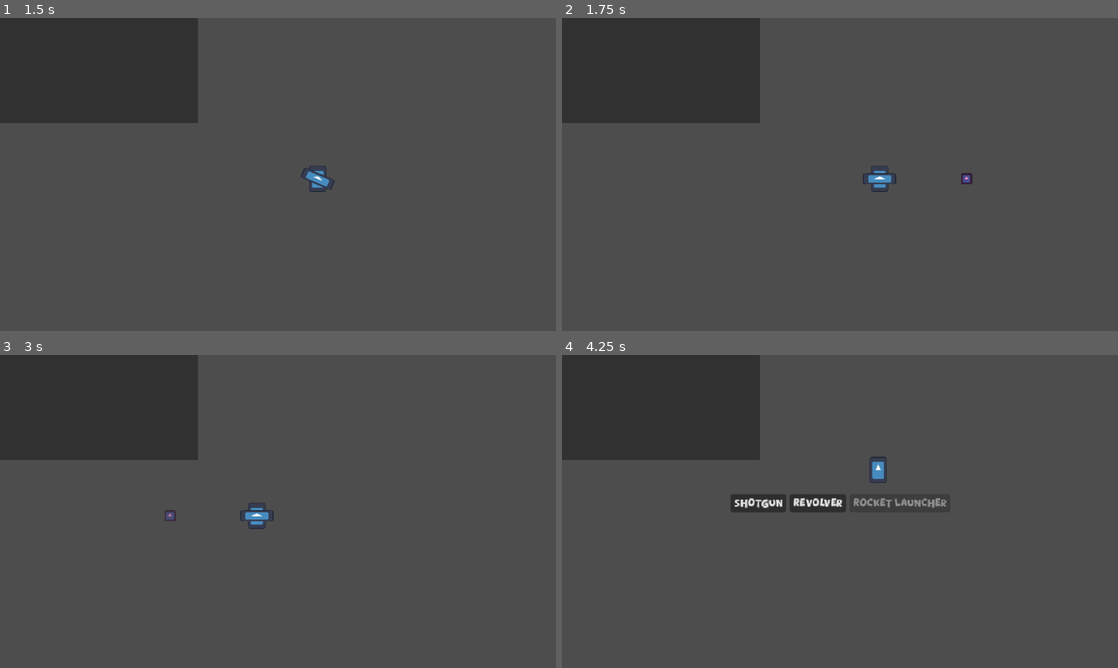
Above: before the commit, frames 1-4 (two rows, left to right).
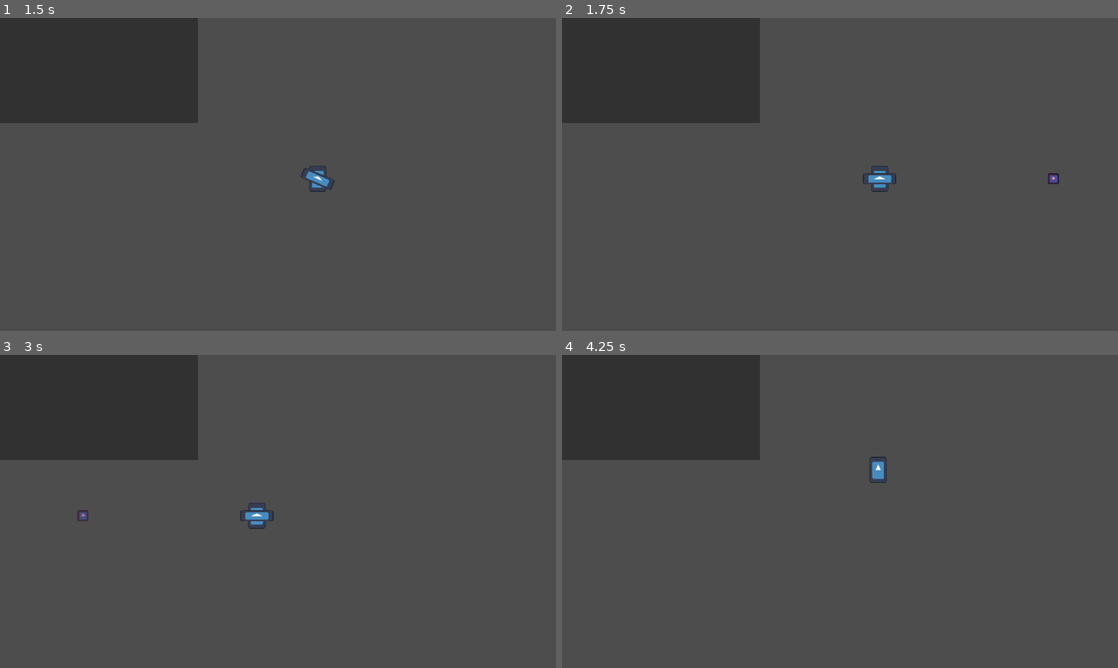
Above: after the commit, the same moments.

Repository: problem-18-dev/grumpy-grandpas
Game: Godot game, scene res://scenes/core/main/main.tscn
Same seed, same stepped clock (60 frames per second), same inputs: the game is played once before the commit and once after it. The engine's default icon, where the game draws it, is replaced by a stand-in: a white triangle on a blue panel in a dark square.
Inputs (mouse positions are in pixels of both pictures, inside the frame that each line leads up to):
- Up to frame 1 (1.5 s): tap Enter (ui_accept) at 0.5 s; move the mouse to (400, 158) at 0.52 s; hold Right (move_right) 0.53-1.25 s; hold Space (shoot) 0.53-1.25 s; click (400, 158) at 0.67 s; tap X (jump) at 0.77 s; drag from (166, 190) to (300, 133) at 1.27 s
- Up to frame 2 (1.75 s): no input
- Up to frame 3 (3 s): tap Enter (ui_accept) at 2 s; move the mouse to (333, 442) at 2.02 s; hold Left (move_left) 2.03-2.75 s; hold Space (shoot) 2.03-2.75 s; drag from (250, 574) to (111, 464) at 2.77 s
- Up to frame 4 (4.25 s): tap Enter (ui_accept) at 3.5 s; move the mouse to (1006, 558) at 3.52 s; hold Right (move_right) from 3.53 s (still down); hold Space (shoot) from 3.53 s (still down); tap X (jump) at 3.77 s; tap Escape (pause, bound only before the commit) at 4.15 s

Frame 1 is identical in both runs. In frame 2, 0.1% of the frame differs, in the area x 71-90%, y 49-54%; in frame 3, 0.1%; in frame 4, 1.3%, in the area x 30-70%, y 44-51%.

Commit message:
fix: inventory toggle bug fix and decoupling from player

Diff:
--- a/project.godot
+++ b/project.godot
@@ -69,9 +69,9 @@
 "events": [Object(InputEventKey,"resource_local_to_scene":false,"resource_name":"","device":-1,"window_id":0,"alt_press …(192 unchanged characters)…
 ]
 }
-pause={
+inventory={
 "deadzone": 0.2,
-"events": [Object(InputEventKey,"resource_local_to_scene":fa …(140 unchanged characters)… d":false,"keycode":0,"physical_keycode":4194305,"key_label":0,"unicode":0,"location":0,"echo":false,"script":null)
+"events": [Object(InputEventKey,"resource_local_to_scene":fa …(140 unchanged characters)… d":false,"keycode":0,"physical_keycode":73,"key_label":0,"unicode":105,"location":0,"echo":false,"script":null)
 ]
 }
 
--- a/resources/catalogue_resource/catalogue_resource.gd
+++ b/resources/catalogue_resource/catalogue_resource.gd
@@ -3,3 +3,4 @@
 
 @export_group("Weapons")
 @export var weapons: Array[WeaponResource]
+@export var default_weapon: WeaponResource
--- a/resources/catalogue_resource/weapons_catalogue.tres
+++ b/resources/catalogue_resource/weapons_catalogue.tres
@@ -9,4 +9,5 @@
 [resource]
 script = ExtResource("1_jhw3t")
 weapons = Array[ExtResource("2_8qqlo")]([ExtResource("3_st5hl"), ExtResource("4_swub2"), ExtResource("5_w4fom")])
+default_weapon = ExtResource("4_swub2")
 metadata/_custom_type_script = "uid://y30kphuaasrn"
--- a/resources/weapon_resource/hitscan_weapons/hitscan_weapon_resource.gd
+++ b/resources/weapon_resource/hitscan_weapons/hitscan_weapon_resource.gd
@@ -2,7 +2,7 @@
 extends WeaponResource
 
 const DEFAULT_RANGE := 300.0
-const DEFAULT_DAMAGE := 25.0
+const DEFAULT_DAMAGE := 25
 
 @export_group("Range")
 @export var weapon_range := DEFAULT_RANGE
--- a/resources/weapon_resource/hitscan_weapons/revolver.tres
+++ b/resources/weapon_resource/hitscan_weapons/revolver.tres
@@ -16,4 +16,5 @@
 texture = ExtResource("2_e5bgj")
 muzzle_offset = Vector2(20, 0)
 crosshair_distance = 200.0
+weapon_scene = "uid://cc45g8xgg4lyo"
 metadata/_custom_type_script = "uid://c8teyaijtqeex"
--- a/resources/weapon_resource/hitscan_weapons/shotgun.tres
+++ b/resources/weapon_resource/hitscan_weapons/shotgun.tres
@@ -15,4 +15,5 @@
 name = "Shotgun"
 texture = ExtResource("2_3mgjh")
 crosshair_distance = 75.0
+weapon_scene = "uid://cc45g8xgg4lyo"
 metadata/_custom_type_script = "uid://c8teyaijtqeex"
--- a/resources/weapon_resource/projectile_weapons/rocket_launcher.tres
+++ b/resources/weapon_resource/projectile_weapons/rocket_launcher.tres
@@ -11,5 +11,5 @@
 name = "Rocket Launcher"
 texture = ExtResource("2_xn5pd")
 muzzle_offset = Vector2(24, 0)
-damage = 90.0
+weapon_scene = "uid://cupft37g0c1yp"
 metadata/_custom_type_script = "uid://pp6wnjxndi6r"
--- a/resources/weapon_resource/weapon_resource.gd
+++ b/resources/weapon_resource/weapon_resource.gd
@@ -10,3 +10,6 @@
 @export var muzzle_offset: Vector2
 @export_group("Crosshair")
 @export var crosshair_distance := DEFAULT_CROSSHAIR_DISTANCE
+
+@export_group("Scenes")
+@export_file("*.tscn") var weapon_scene: String
--- a/scenes/player/player.gd
+++ b/scenes/player/player.gd
@@ -1,12 +1,13 @@
 class_name Player
 extends CharacterBody2D
 
+const WEAPONS_CATALOGUE = preload("uid://b4umg781jsip2")
 const LEFT_DIRECTION := -1
 const RIGHT_DIRECTION := 1
-const DEFAULT_WEAPON = preload("uid://c4jjtdxl0q3k3")
+const DEFAULT_WEAPON := WEAPONS_CATALOGUE.default_weapon
 
+var _equipped_weapon: WeaponResource = DEFAULT_WEAPON
 var _last_direction := RIGHT_DIRECTION
-var _weapon_to_equip: WeaponResource = DEFAULT_WEAPON
 
 @onready var weapon_holder: WeaponHolder = $WeaponHolder
 @onready var sprite: Sprite2D = $Sprite2D
@@ -30,7 +31,7 @@
 
 
 func reequip_weapon() -> void:
-	equip_weapon(_weapon_to_equip)
+	equip_weapon(_equipped_weapon)
 
 
 func get_direction() -> float:
@@ -41,6 +42,14 @@
 	_last_direction = LEFT_DIRECTION if new_last_direction < 0 else RIGHT_DIRECTION
 
 
+func toggle_inventory() -> void:
+	if player_hud.visible:
+		player_hud.close()
+		return
+
+	player_hud.open(_equipped_weapon)
+
+
 func _flip_sprite() -> void:
 	if is_zero_approx(velocity.x):
 		return
@@ -48,6 +57,8 @@
 	sprite.flip_h = velocity.x < 0
 
 
-func _on_player_hud_weapon_selected(weapon_to_equip: WeaponResource) -> void:
-	_weapon_to_equip = weapon_to_equip
+func _on_player_hud_weapon_selected(equipped_weapon: WeaponResource) -> void:
+	_equipped_weapon = equipped_weapon
+
+	#TODO: Player shouldn't be able to equip weapon while moving
 	reequip_weapon()
--- a/scenes/player/player_hud/player_hud.gd
+++ b/scenes/player/player_hud/player_hud.gd
@@ -6,7 +6,7 @@
 const WEAPONS_CATALOGUE = preload("uid://b4umg781jsip2")
 const INVENTORY_WEAPON_BUTTON_VARIANT := "InventoryWeaponButton"
 
-var _selected_weapon: WeaponResource = Player.DEFAULT_WEAPON
+var _buttons: Dictionary[WeaponResource, Button]
 
 @onready var weapons_grid: GridContainer = $WeaponsGrid
 
@@ -15,17 +15,8 @@
 	_spawn_weapons_buttons()
 
 
-func _unhandled_key_input(event: InputEvent) -> void:
-	if event.is_action_pressed("pause"):
-		if visible:
-			close()
-			return
-
-		open()
-
-
-func open() -> void:
-	_disable_selected_weapon()
+func open(equipped_weapon: WeaponResource) -> void:
+	_update_buttons(equipped_weapon)
 	show()
 
 
@@ -41,20 +32,17 @@
 		button.theme_type_variation = INVENTORY_WEAPON_BUTTON_VARIANT
 		button.pressed.connect(_on_button_pressed.bind(weapon))
 		button.text = weapon.name
-		button.name = weapon.name
 		weapons_grid.add_child(button)
+		_buttons[weapon] = button
 
 
-func _disable_selected_weapon() -> void:
-	for button in weapons_grid.get_children():
-		if button.name == _selected_weapon.name:
-			button.disabled = true
-			continue
+func _update_buttons(equipped_weapon: WeaponResource) -> void:
+	for button in _buttons.values():
+		button.disabled = false
 
-		button.disabled = false
+	_buttons[equipped_weapon].disabled = true
 
 
 func _on_button_pressed(weapon: WeaponResource) -> void:
 	weapon_selected.emit(weapon)
-	_selected_weapon = weapon
 	close()
--- a/scenes/player/player_state/player_idle.gd
+++ b/scenes/player/player_state/player_idle.gd
@@ -17,6 +17,9 @@
 	if event.is_action_pressed("jump"):
 		finished.emit(PlayerState.AIR, { "jump": true })
 
+	if event.is_action_pressed("inventory"):
+		player.toggle_inventory()
+
 
 func _handle_movement() -> void:
 	var direction := player.get_direction()
--- a/scenes/weapon/hitscan_weapon/hitscan_weapon.gd
+++ b/scenes/weapon/hitscan_weapon/hitscan_weapon.gd
@@ -1,21 +1,18 @@
 class_name HitscanWeapon
 extends Weapon
 
-@export var resource: HitscanWeaponResource
+var _resource: HitscanWeaponResource
 
-@onready var sprite: Sprite2D = $Sprite2D
-@onready var muzzle_offset_marker: Marker2D = $MuzzleOffsetMarker
-@onready var weapon_crosshair: WeaponCrosshair = $WeaponCrosshair
 @onready var hitscan_ray_cast: RayCast2D = $HitscanRayCast
 
 
 func _ready() -> void:
-	if not resource:
-		return
-
-	sprite.texture = resource.texture
-	muzzle_offset_marker.position = resource.muzzle_offset
-	hitscan_ray_cast.target_position = Vector2(resource.weapon_range, 0)
+	super()
+	_resource = weapon_resource as HitscanWeaponResource
+	weapon_crosshair.position = Vector2(_resource.crosshair_distance, 0)
+	hitscan_ray_cast.position = _resource.muzzle_offset
+	hitscan_ray_cast.target_position = Vector2(_resource.weapon_range, 0)
+	hitscan_ray_cast.force_update_transform()
 
 
 func _unhandled_key_input(event: InputEvent) -> void:
@@ -24,10 +21,6 @@
 
 	if event.is_action_pressed("shoot"):
 		shoot()
-
-
-func prepare(hitscan_weapon_resource: HitscanWeaponResource) -> void:
-	resource = hitscan_weapon_resource
 
 
 func shoot() -> void:
@@ -41,30 +34,12 @@
 	var collider := hitscan_ray_cast.get_collider()
 
 	if collider is HurtboxComponent:
-		var distance_to_target := global_position.distance_to(collider.global_position)
-		var damage_ratio := distance_to_target / resource.weapon_range
-		var damage_falloff := resource.damage_falloff_curve.sample(damage_ratio)
-		var calculated_damage := roundi(resource.damage * damage_falloff)
+		var collision_point := hitscan_ray_cast.get_collision_point()
+		var distance_to_target := hitscan_ray_cast.global_position.distance_to(collision_point)
+		var damage_ratio := distance_to_target / _resource.weapon_range
+		var damage_falloff := _resource.damage_falloff_curve.sample(damage_ratio)
+		var calculated_damage := roundi(_resource.damage * damage_falloff)
 		collider.hit(calculated_damage)
 		return
 
 	# TODO: Only other collision can be the world
-
-
-func flip(should_flip: bool) -> void:
-	sprite.flip_h = should_flip
-	sprite.flip_v = should_flip
-	weapon_crosshair.flip_v = should_flip
-
-
-func _enable() -> void:
-	_is_enabled = true
-	weapon_crosshair.setup(resource.crosshair_distance)
-	weapon_crosshair.enable()
-	weapon_ready.emit()
-
-
-func _disable() -> void:
-	_is_enabled = false
-	weapon_crosshair.disable()
-	weapon_shot.emit()
--- a/scenes/weapon/hitscan_weapon/hitscan_weapon.tscn
+++ b/scenes/weapon/hitscan_weapon/hitscan_weapon.tscn
@@ -46,7 +46,7 @@
 "transitions": PackedFloat32Array(1),
 "values": [{
 "args": [],
-"method": &"_enable"
+"method": &"enable"
 }]
 }
 
--- a/scenes/weapon/projectile_weapon/projectile_weapon.gd
+++ b/scenes/weapon/projectile_weapon/projectile_weapon.gd
@@ -4,27 +4,21 @@
 
 const PROJECTILE = preload("uid://csa3ig7aroxsa")
 
-@export var resource: ProjectileWeaponResource
-
 var _is_charging := false
 var _charge_tween: Tween
 var _charge_time_left: float
+var _resource: ProjectileWeaponResource
 
-@onready var sprite: Sprite2D = $Sprite2D
-@onready var muzzle_offset_marker: Marker2D = $MuzzleOffsetMarker
-@onready var weapon_crosshair: WeaponCrosshair = $WeaponCrosshair
 @onready var charge_sprite: Sprite2D = $ChargeSprite
 @onready var charge_timer: Timer = $ChargeTimer
 
 
 func _ready() -> void:
-	if not resource:
-		return
-
-	sprite.texture = resource.texture
-	muzzle_offset_marker.position = resource.muzzle_offset
+	super()
+	_resource = weapon_resource as ProjectileWeaponResource
 	charge_sprite.hide()
-	charge_sprite.position = resource.muzzle_offset
+	charge_sprite.position = _resource.muzzle_offset
+	weapon_crosshair.position = Vector2(_resource.crosshair_distance, 0)
 
 
 func _unhandled_key_input(event: InputEvent) -> void:
@@ -39,12 +33,8 @@
 		shoot()
 
 
-func prepare(hitscan_weapon_resource: ProjectileWeaponResource) -> void:
-	resource = hitscan_weapon_resource
-
-
 func shoot() -> void:
-	assert(resource.projectile_resource, "Attempting to shoot projectile without projectile scene")
+	assert(_resource.projectile_resource, "Attempting to shoot projectile without projectile scene")
 
 	# Enable later, can stay enabled for testing
 	#_disable()
@@ -52,7 +42,7 @@
 
 	# Prepare projectile
 	var projectile: Projectile = PROJECTILE.instantiate()
-	projectile.prepare(resource.projectile_resource)
+	projectile.prepare(_resource.projectile_resource)
 
 	# Fire projectile
 	var force := _calculate_force()
@@ -63,19 +53,13 @@
 	projectiles_container.add_child(projectile)
 
 
-func flip(should_flip: bool) -> void:
-	sprite.flip_h = should_flip
-	sprite.flip_v = should_flip
-	weapon_crosshair.flip_v = should_flip
-
-
 func _start_charging() -> void:
 	charge_sprite.scale.x = 0.0
 	charge_sprite.show()
 
 	_charge_tween = create_tween()
-	_charge_tween.tween_property(charge_sprite, "scale:x", 1.0, resource.charge_time)
-	charge_timer.start(resource.charge_time)
+	_charge_tween.tween_property(charge_sprite, "scale:x", 1.0, _resource.charge_time)
+	charge_timer.start(_resource.charge_time)
 
 	_is_charging = true
 
@@ -92,23 +76,10 @@
 
 func _calculate_force() -> float:
 	return lerpf(
-		resource.min_force,
-		resource.max_force,
-		inverse_lerp(resource.charge_time, 0, _charge_time_left),
+		_resource.min_force,
+		_resource.max_force,
+		inverse_lerp(_resource.charge_time, 0, _charge_time_left),
 	)
-
-
-func _enable() -> void:
-	_is_enabled = true
-	weapon_crosshair.setup(resource.crosshair_distance)
-	weapon_crosshair.enable()
-	weapon_ready.emit()
-
-
-func _disable() -> void:
-	_is_enabled = false
-	weapon_crosshair.disable()
-	weapon_shot.emit()
 
 
 func _on_charge_timer_timeout() -> void:
--- a/scenes/weapon/projectile_weapon/projectile_weapon.tscn
+++ b/scenes/weapon/projectile_weapon/projectile_weapon.tscn
@@ -2,7 +2,6 @@
 
 [ext_resource type="Script" uid="uid://crokm4it7fa58" path="res://scenes/weapon/projectile_weapon/projectile_weapon.gd" id="1_36w1u"]
 [ext_resource type="PackedScene" uid="uid://dtyiwvrh6enql" path="res://scenes/weapon_crosshair/weapon_crosshair.tscn" id="2_36w1u"]
-[ext_resource type="Resource" uid="uid://c4jjtdxl0q3k3" path="res://resources/weapon_resource/projectile_weapons/rocket_launcher.tres" id="2_oqn6d"]
 [ext_resource type="Texture2D" uid="uid://cgwgxskut17iw" path="res://icon.svg" id="3_afadl"]
 [ext_resource type="Texture2D" uid="uid://cm24glhqd6vrd" path="res://scenes/weapon/projectile_weapon/charge_texture.png" id="4_57x6w"]
 
@@ -47,7 +46,7 @@
 "transitions": PackedFloat32Array(1),
 "values": [{
 "args": [],
-"method": &"_enable"
+"method": &"enable"
 }]
 }
 
@@ -59,7 +58,6 @@
 
 [node name="ProjectileWeapon" type="Node2D" unique_id=160514180]
 script = ExtResource("1_36w1u")
-resource = ExtResource("2_oqn6d")
 metadata/_edit_group_ = true
 
 [node name="Sprite2D" type="Sprite2D" parent="." unique_id=1557535622]
--- a/scenes/weapon/weapon.gd
+++ b/scenes/weapon/weapon.gd
@@ -2,22 +2,47 @@
 class_name Weapon
 extends Node2D
 
-@warning_ignore("unused_signal")
 signal weapon_ready
-@warning_ignore("unused_signal")
 signal weapon_shot
 
-@warning_ignore("unused_private_class_variable")
+@export var weapon_resource: WeaponResource
+
 var _is_enabled := false
 
+@onready var sprite: Sprite2D = $Sprite2D
+@onready var weapon_crosshair: WeaponCrosshair = $WeaponCrosshair
+@onready var muzzle_offset_marker: Marker2D = $MuzzleOffsetMarker
 
-func prepare(_weapon_resource) -> void:
-	pass
+
+func _ready() -> void:
+	if not weapon_resource:
+		return
+
+	sprite.texture = weapon_resource.texture
+	muzzle_offset_marker.position = weapon_resource.muzzle_offset
+
+
+func prepare(new_weapon_resource: WeaponResource) -> void:
+	weapon_resource = new_weapon_resource
 
 
 func shoot() -> void:
 	pass
 
 
-func flip(_should_flip: bool) -> void:
-	pass
+func flip(should_flip: bool) -> void:
+	sprite.flip_h = should_flip
+	sprite.flip_v = should_flip
+	weapon_crosshair.flip_v = should_flip
+
+
+func enable() -> void:
+	_is_enabled = true
+	weapon_crosshair.enable()
+	weapon_ready.emit()
+
+
+func _disable() -> void:
+	_is_enabled = false
+	weapon_crosshair.disable()
+	weapon_shot.emit()
--- a/scenes/weapon_crosshair/weapon_crosshair.gd
+++ b/scenes/weapon_crosshair/weapon_crosshair.gd
@@ -5,12 +5,8 @@
 @export var fade_duration := 0.15
 
 
-func setup(x_offset: float) -> void:
+func enable() -> void:
 	modulate.a = 0.0
-	position = Vector2(x_offset, 0)
-
-
-func enable() -> void:
 	var tween := create_tween()
 	tween.tween_property(self, "modulate:a", 1.0, fade_duration)
 
--- a/scenes/weapon_holder/weapon_holder.gd
+++ b/scenes/weapon_holder/weapon_holder.gd
@@ -2,9 +2,7 @@
 extends Node2D
 
 const MINIMUM_ROTATION := -PI / 2
-const MAXIMUM_ROTATION := PI / 3
-const HITSCAN_WEAPON = preload("uid://cc45g8xgg4lyo")
-const PROJECTILE_WEAPON = preload("uid://cupft37g0c1yp")
+const MAXIMUM_ROTATION := PI / 2
 
 @export_group("Properties")
 @export var rotation_speed := 60.0
@@ -29,8 +27,8 @@
 		remove_weapon()
 
 	# Spawn weapon
-	var weapon: Weapon
-	weapon = _instantiate_weapon(weapon_resource)
+	assert(weapon_resource.weapon_scene, "Weapon resource has no weapon scene")
+	var weapon: Weapon = load(weapon_resource.weapon_scene).instantiate()
 	weapon.prepare(weapon_resource)
 	weapon_pivot.add_child(weapon)
 	_equipped_weapon = weapon
@@ -53,13 +51,6 @@
 
 	set_physics_process(false)
 	set_process_unhandled_key_input(false)
-
-
-func _instantiate_weapon(weapon_resource: WeaponResource) -> Weapon:
-	if weapon_resource is HitscanWeaponResource:
-		return HITSCAN_WEAPON.instantiate()
-
-	return PROJECTILE_WEAPON.instantiate()
 
 
 func _flip(should_flip: bool) -> void:
